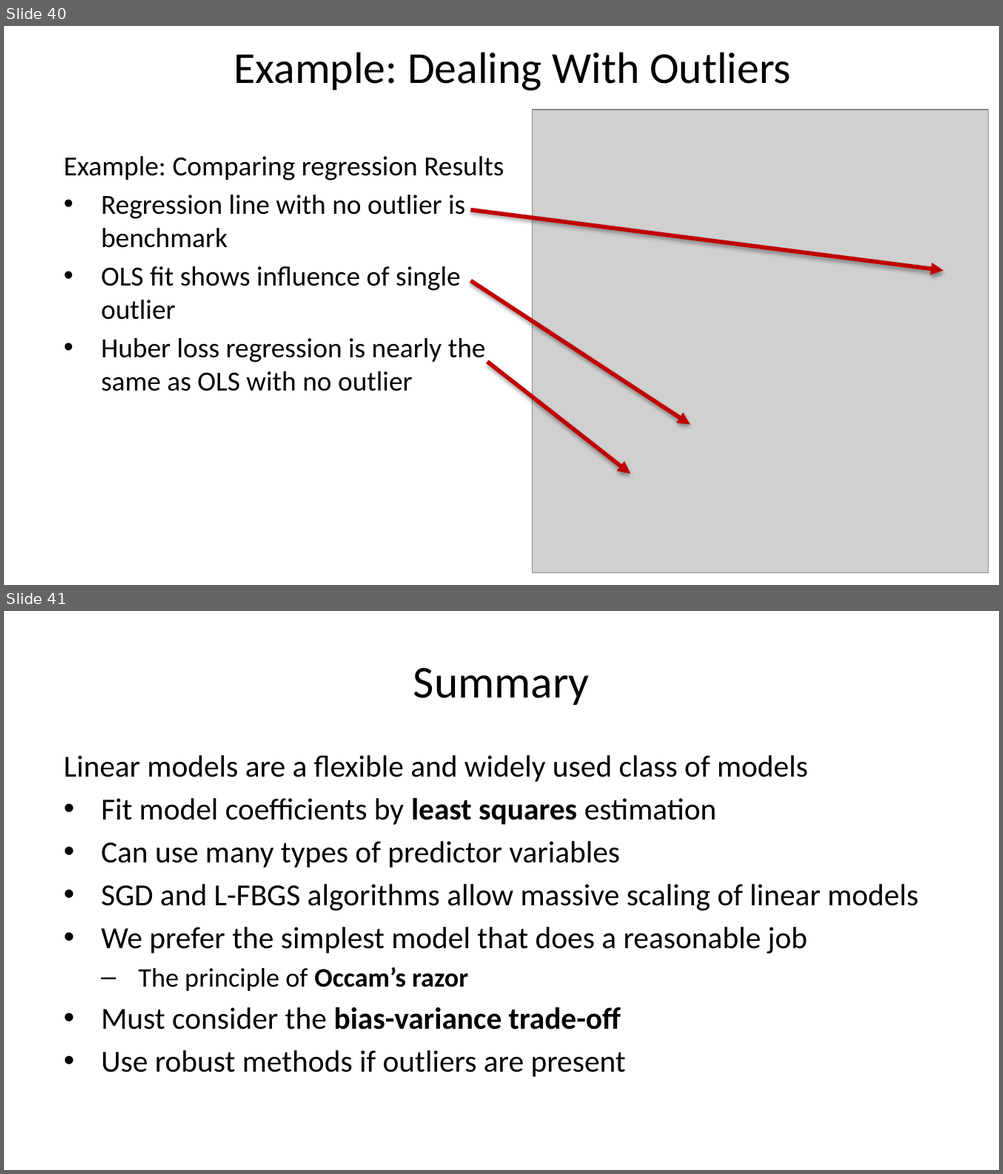
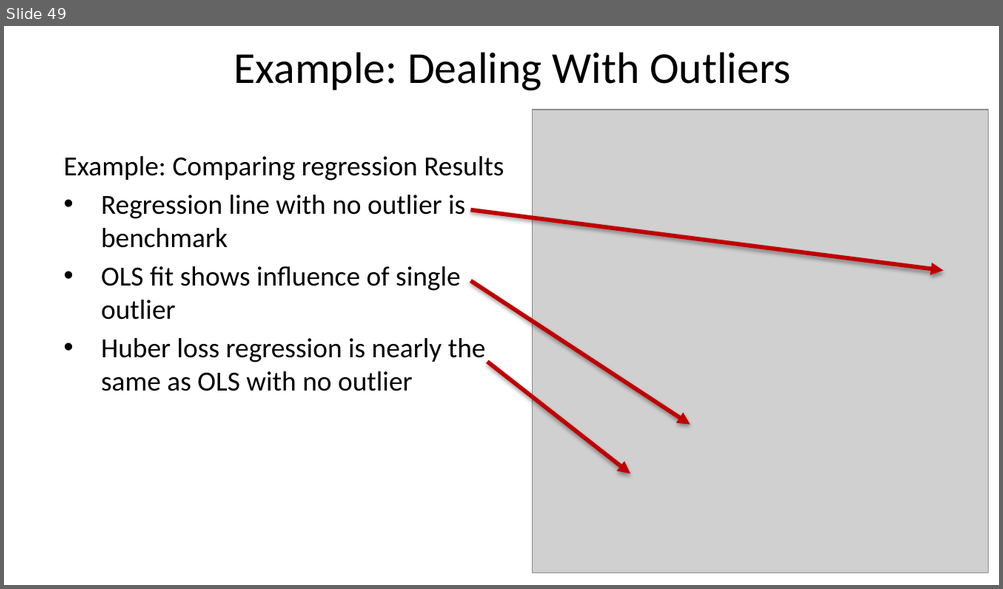
Before and after one commit to StephenElston/CSCI-E-83, a slide deck: LectureSlides/10b_ModelsFor OutliersAndOverdispersion.pptx. Shown one above the other, each under a label of ours: slides 40 and 41 before the commit, slide 49 after it. The pictures are 1003x1174 and 1003x589 pixels, drawn with LibreOffice and Linux fonts; fonts in the diff are those of the drawing; grey boxes stand for pictures. Boxes give left, top, right and bottom in pixels: in the first picture for what was removed or moved away, otherwise in the second. Text is boxed around its words. In the diff, an @@ line names an element or a change of style, - is before the commit and + after.

```diff
--- a/LectureSlides/10b_ModelsFor OutliersAndOverdispersion.pptx
+++ b/LectureSlides/10b_ModelsFor OutliersAndOverdispersion.pptx
@@ slide 41 removed at box(4, 611, 999, 1170), background #FFFFFF @@
@@ title removed at box(413, 668, 589, 705) @@
-Summary
@@ text removed at box(64, 755, 918, 1077) @@
-Linear models are a flexible and widely used class of models
-• Fit model coefficients by least squares estimation
-• Can use many types of predictor variables
-• SGD and L-FBGS algorithms allow massive scaling of linear models
-• We prefer the simplest model that does a reasonable job
-  – The principle of Occam’s razor
-• Must consider the bias-variance trade-off
-• Use robust methods if outliers are present
@@ what was slide 40 is now slide 49 @@
```
Also in this commit, not shown: 1 slide changed, 12 slides added, 1 other slide removed.
